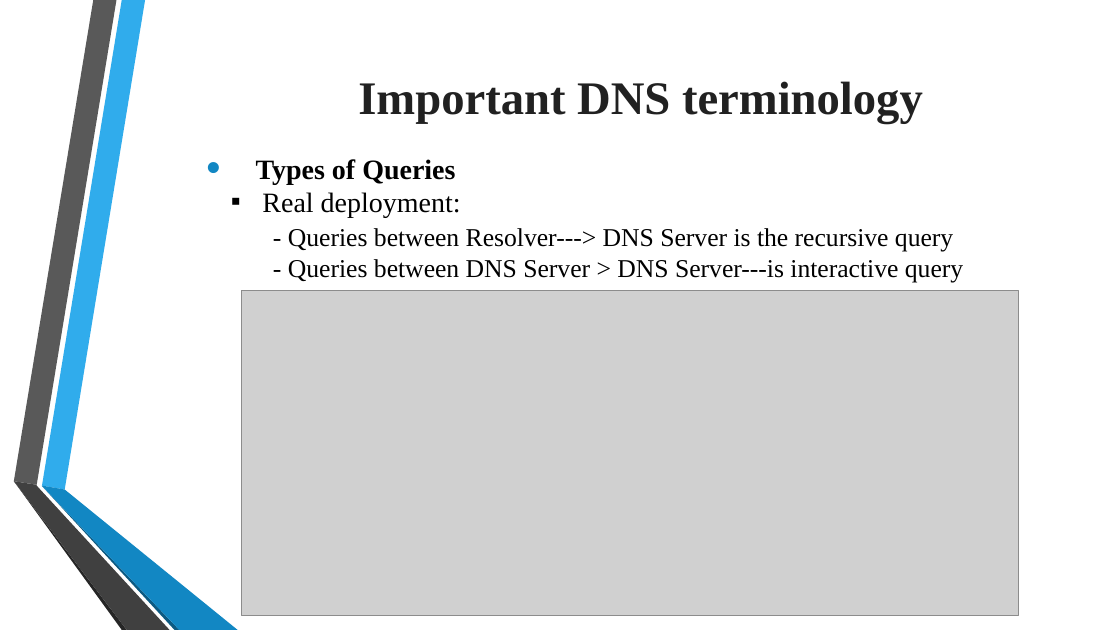
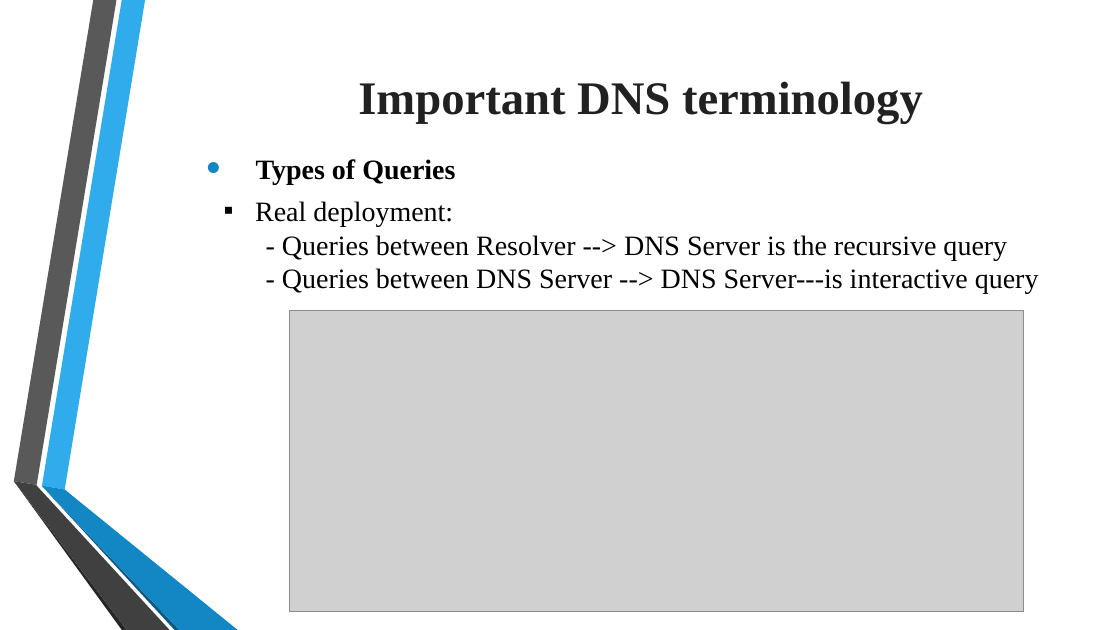
Before and after one commit to tiendatdk3493/Tai_Lieu, a slide deck: slide 17 of Domain Name System (DNS).pptx (slide 15 before the commit). Drawn at 1120x630 pixels with LibreOffice and Linux fonts; fonts in the diff are those of the drawing; grey boxes stand for pictures; background and template pictures are left out. Boxes give left, top, right and bottom in pixels: in the first picture for what was removed or moved away, otherwise in the second. Text is boxed around its words. In the diff, an @@ line names an element or a change of style, - is before the commit and + after.

```diff
--- a/Domain Name System (DNS).pptx
+++ b/Domain Name System (DNS).pptx
@@ text "Real deployment:": place and size @@
-text "Real deployment:" at [262,192,963,282]
+text "Real deployment:" at [255,201,1039,294]
@@ text at [282,235,1039,294]: text changed; size 22 to 24 pt @@
-  - Queries between Resolver---> DNS Server is the recursive query
-  - Queries between DNS Server > DNS Server---is interactive query
+  - Queries between Resolver --> DNS Server is the recursive query
+  - Queries between DNS Server --> DNS Server---is interactive query
@@ picture: place and size @@
-picture at [241,291,1018,616]
+picture at [290,310,1023,612]
```
Also in this commit, not shown: 4 other slides changed, 13 slides added, 2 slides removed.
